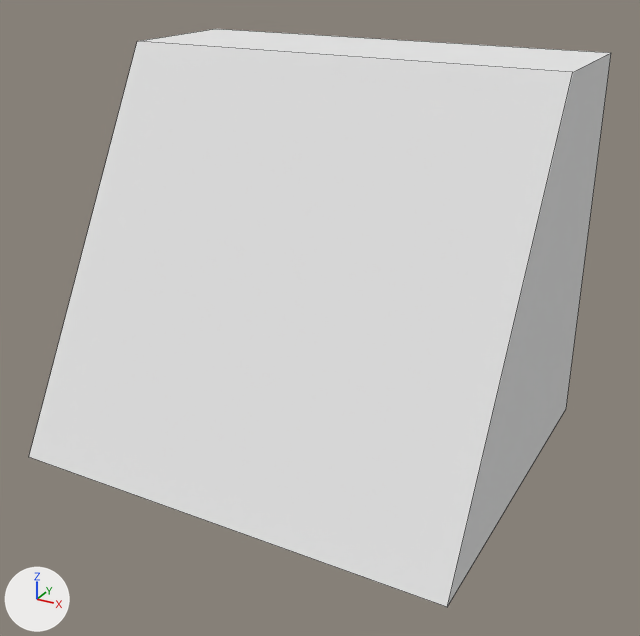
A saved change to the Blender file NotForBroadcastPOC-Sourcetree/Assets/Blender Files/- Interactive/Mixing Desk.blend.
One viewpoint serves both versions: a camera (50 mm lens) standing at (0.335, -0.592, 0.408) and looking at (0.016, -0.012, 0.118). Arrows for +X, +Y and +Z are at lower left; the lights stay in place. Mesh edges are drawn as thin lines.

Names of what the first picture shows: 'Body'.
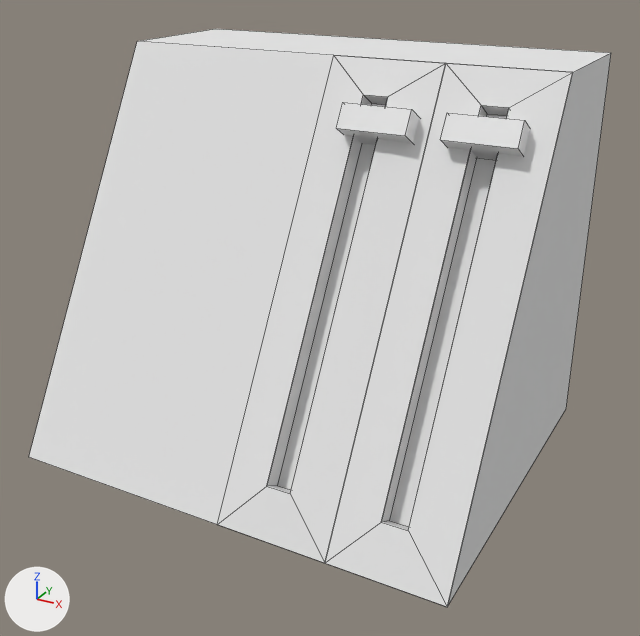
Scene script edits in JSON lines:
```json
{"op": "add", "block": "mat_material_001", "code": ["mat_material_001 = diffuse_material('Material.001')", "mat_material_001.base_color = (0.8, 0.8, 0.8)  # white #e7e7e7"]}
{"block": "me_cube", "where": "# used by ob_body; location = (0.0, 0.0, 0.0)"}
{"op": "remove", "block": "me_cube", "code": "me_cube.from_pydata(...)  # 8 vertices, 6 faces; spans x -0.188..0.188, y -0.15..0.15, z 0.0..0.319"}
{"op": "add", "block": "me_cube", "code": "me_cube.from_pydata(...)  # 36 vertices, 24 faces; spans x -0.414..-0.038, y -0.148..0.152, z 0.0..0.319"}
{"block": "me_cube", "change": "me_cube part 1: the whole mesh is rebuilt"}
{"op": "add", "block": "me_cube", "code": "me_cube.materials.append(mat_material_001)  # white #e7e7e7"}
{"op": "add", "block": "me_cube_001", "code": ["me_cube_001 = bpy.data.meshes.new('Cube.001')", "me_cube_001.from_pydata(...)  # a box spanning x -1.0..1.0, y -1.0..1.0, z -1.0..1.0"]}
{"op": "set", "path": "ob_body.location", "old": "(0.0, 0.0, 0.0)", "new": "(0.2261, -0.0023, 0.0)"}
{"op": "add", "block": "ob_control_room_volume", "code": ["ob_control_room_volume = bpy.data.objects.new('Control Room Volume', me_cube_001)", "ob_control_room_volume.location = (0.1403, 0.0063, 0.2739)", "ob_control_room_volume.rotation_euler = (-0.522, 0.0, 0.0)  # degrees (-30, 0, 0)", "ob_control_room_volume.scale = (0.0277, 0.0171, 0.00988)"]}
{"op": "add", "block": "ob_broadcast_volume", "code": ["ob_broadcast_volume = bpy.data.objects.new('Broadcast Volume', me_cube_001.copy())", "ob_broadcast_volume.location = (0.0585, 0.0063, 0.2739)", "ob_broadcast_volume.rotation_euler = (-0.522, 0.0, 0.0)  # degrees (-30, 0, 0)", "ob_broadcast_volume.scale = (0.0277, 0.0171, 0.00988)"]}
```

What differs and where, as boxes [x1, y1, x2, y2] in the pictures (640 x 636 px):
```json
{"object": "Body", "change": "reshaped, moved", "before": [29, 29, 611, 607], "after": [29, 29, 611, 607]}
{"object": "Control Room Volume", "change": "added", "after": [440, 113, 530, 160]}
{"object": "Broadcast Volume", "change": "added", "after": [336, 103, 419, 145]}
```
